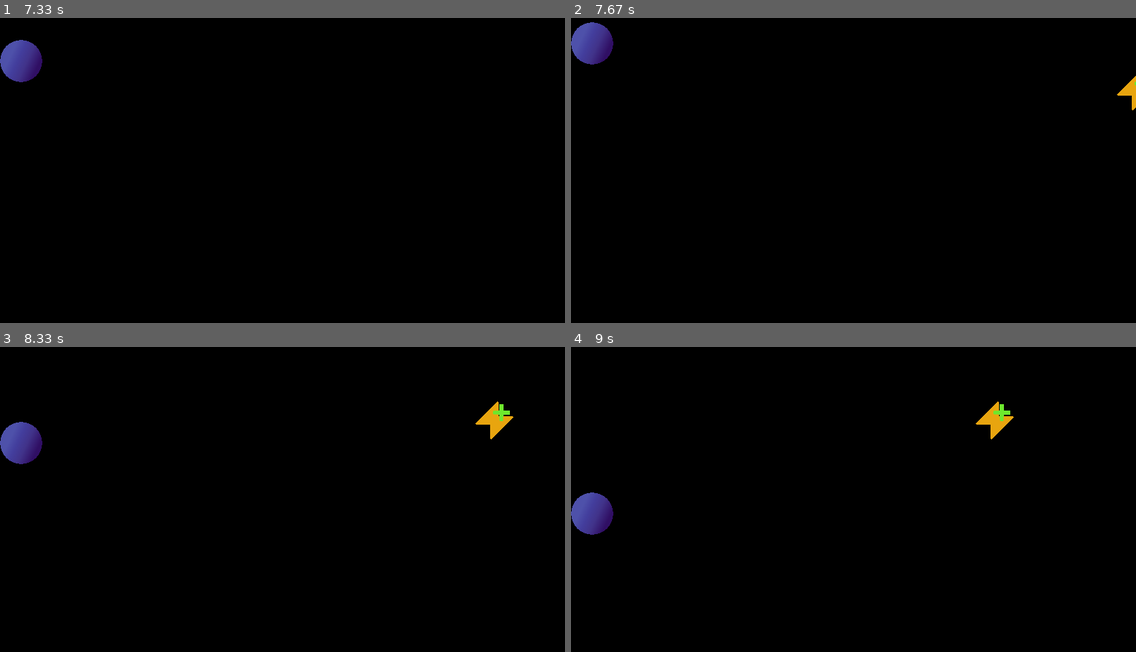
Above: before the commit, frames 1-4 (two rows, left to right).
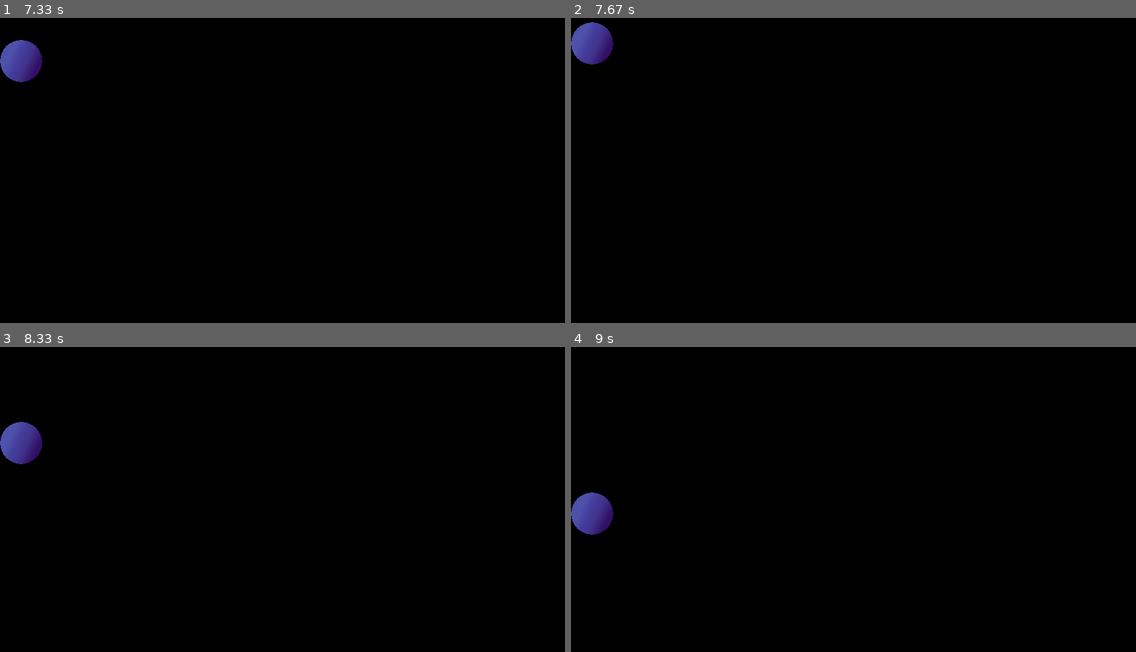
Above: after the commit, the same moments.

Repository: JulianH99/pygame2017
Game: pygame game, started from powerups/main.py
The game is run twice, just before and just after one commit, with the same random seed, the same clock (stepped at 60 frames per second) and the same inputs.
Inputs:
- Up to frame 1 (7.33 s): no input
- Up to frame 2 (7.67 s): no input
- Up to frame 3 (8.33 s): no input
- Up to frame 4 (9 s): no input

Frame 1 is identical in both runs. In frame 2, 0.2% of the frame differs, in the area x 96-100%, y 18-31%; in frame 3, 0.3%, in the area x 84-91%, y 17-31%; in frame 4, 0.3%.

Commit message:
Cambiado el modelo de clases de efectos. Agregado el efecto que cambio de direccion

Diff:
--- a/powerups/main.py
+++ b/powerups/main.py
@@ -1,10 +1,8 @@
 import pygame
-from pygame.locals import *
-from classes.Powerup_generator import PowerupGenerator, POWERUP_INTERVAL
-from classes.ball import Ball
-from classes.effects import EFFECT_DURATION
-
-
+from modules.powerup_generator import PowerupGenerator, POWERUP_INTERVAL
+from modules.ball import Ball
+from modules.effects import EFFECT_EVENT
+import time as deftime
 
 # dimensiones de la ventana
 WIDTH = 800
@@ -28,7 +26,6 @@
 
 pygame.display.set_caption("PowerUps")
 
-
 # creacion de Sprites
 ball = Ball(HEIGHT - 50)
 power_up = None
@@ -38,37 +35,33 @@
 sprite_group.add(ball)
 
 clock = pygame.time.Clock()
-
-# configuracion para la duracion del efecto
-
-effect_reset_ready = 0
-dt = clock.tick()
+effect_triggered = False
 
 
 def main():
     running = True
+    dt = clock.tick() # provisional
     while running:
         clock.tick(30)
-        for event in pygame.event.get():
+        for event in pygame.event. get():
             if event.type == pygame.QUIT:
                 running = False
             if event.type == PUEVENT:
                 global power_up
                 power_up = powerup_generator.generate()
                 sprite_group.add(power_up)
-
+            if event.type == EFFECT_EVENT:
+                print("Effect activated")
+                power_up.effect.triggered = True
 
         # update sprites
         sprite_group.update()
 
-        # pygame.set_interval(show_powerup, POWERUP_INTERVAL)
         if power_up is not None:
-            if ball.rect.colliderect(power_up.rect):
-                power_up.execute(ball)
-                power_up.disappear()
-                sprite_group.remove(power_up)
-                print("Puntos de vida aumentados: {0}".format(ball.life_points))
+            power_up.check_collide(ball)
 
+            if power_up.effect.triggered:
+                power_up.effect.start_reset_countdown(ball, dt)
 
         screen.fill((0, 0, 0))
 
--- a/Mundo/powerups/classes/effects.py
+++ b/powerups/modules/effects.py
@@ -2,43 +2,71 @@
 # encoding: UTF-8
 
 from abc import ABCMeta, abstractmethod
+import pygame
 
 IMAGES_PATH = "./img/"
 
 EFFECT_DURATION = 5 * 1000
+
+EFFECT_EVENT = pygame.USEREVENT + 2
+reset_event_ins = pygame.event.Event(EFFECT_EVENT)
 
 
 # definicion de la clase Effect
 class Effect:
     """
-        La clase abstacta Effect sirve como guia para realizar otros efectos bajo el mismo
+        La clase Effect sirve como guia para realizar otros efectos bajo el mismo
         esqueleto, de manera que todos sean lo mas parecido posibles en terminos de
         definicion
     """
-    __metaclass__ = ABCMeta
 
     __image = ""
-    before_effect_value = None
-
-    @abstractmethod
-    def apply_over(self, ball):
+
+    def __init__(self):
+        self.__triggered = False
+        self.__effect_time = 0
+        self.before_effect_value = None
+
+    def apply_over(self, obj):
         """
         El metodo apply_over define la accion que tendra el efecto sobre la bola.
         Es especifico de cada efecto, por esa razon se encuentra vacio en la clase base
-        :param ball: la bola a la que se va a aplicar el efecto
+        :param obj: el objeto al que se va a aplicar el efecto
         :return: None
         """
         pass
 
-    @abstractmethod
-    def reset(self, ball):
+    def reset(self, obj):
         """
         El metodo reset sirve para devolver a la pelota a su estado inicial (es decir,
         el estado con el que contaba antes de que el powerup apareciera)luego del tiempo determinado
-        :param ball:
+        :param obj:
         :return:
         """
         pass
+
+    def start_reset_countdown(self, obj, dt):
+        """
+               Este metodo es usado para resetear la bola luego de que pase el tiempo definido de segundos
+               que el efecto debe durar
+               :param dt: cantidad de tiempo que cambia desde que se inicia el evento de reseteo
+               :param obj: objeto al cual se aplicara el reseteo
+               :return:
+        """
+        if self.__triggered:
+            self.__effect_time += dt
+            # print('{}'.format(dt))
+            if self.__effect_time >= EFFECT_DURATION:
+                self.reset(obj)
+                self.__triggered = False
+
+    @property
+    def triggered(self):
+        return self.__triggered
+
+    @triggered.setter
+    def triggered(self, value):
+        self.__triggered = value
 
 # fin clase
 
@@ -50,6 +78,7 @@
         que tienen los efectos que se encargan de sumar o reducir una proporcion determinada
         de la bola, como los puntos de vida o el puntaje
     """
+    __effect_time = 0
 
     def __init__(self, proportion=10):
         """
@@ -57,21 +86,30 @@
         con la cual la propiedad de la bola, sea cual sea, aumenta o disminuye
         :param proportion:  la proporcion para reducir o aumentar dicha propiedad
         """
+        super().__init__()
         self.proportion = proportion
 
-    def apply_over(self, ball):
-        """
-            En este caso, solamente se sobreescribe el metodo con el fin de que no haya
-            errores al implementar la clase abstracta Effect
-        :param ball:
-        :return:
-        """
-        pass
-
-    def reset(self, ball):
-        pass
-
 # fin clase ReduceOrAddEffect
+
+
+# definicion clase ChangeStageDirectionEffect
+class ChangeStageDirectionEffect(Effect):
+
+    __image = IMAGES_PATH + "changedirection.png"
+
+    def apply_over(self, obj):
+        if hasattr(obj, 'getOrientacion') and hasattr(obj, 'setOrientacion'):
+            obj.setOrientacion(not obj.getOrientacion())
+        else:
+            raise AttributeError("Escenario no tiene getOrientacion ni setOrientacion")
+
+    def reset(self, obj):
+        obj.setOrientacion(not obj.getOrientacion())
+
+    @property
+    def image(self):
+        return self.__image
+# fin clase ChangeStageDirectionEffect
 
 
 # definicion MoreLifeEffect
@@ -81,11 +119,11 @@
     """
     __image = IMAGES_PATH + "morelife.png"
 
-    def apply_over(self, ball):
+    def apply_over(self, obj):
         # si existe el atributo 'life_points' en la calse bola...
-        if hasattr(ball, 'life_points'):
+        if hasattr(obj, 'life_points'):
             # se suma a sus puntos de vida la proporcion definida en el constructor
-            ball.life_points += self.proportion
+            obj.life_points += self.proportion
         else:
             # en case de que no exista dicha propiedad, se lanza un error
             raise AttributeError("La pelota no tiene vida we .-.")
@@ -105,9 +143,9 @@
 
     __image = IMAGES_PATH + "lesslife.png"
 
-    def apply_over(self, ball):
-        if hasattr(ball, 'life_points'):
-            ball.life_points -= self.proportion
+    def apply_over(self, obj):
+        if hasattr(obj, 'life_points'):
+            obj.life_points -= self.proportion
 
     @property
     def image(self):
@@ -124,9 +162,9 @@
 
     __image = IMAGES_PATH + "morescore.png"
 
-    def apply_over(self, ball):
-        if hasattr(ball, 'score'):
-            ball.score += self.proportion
+    def apply_over(self, obj):
+        if hasattr(obj, 'score'):
+            obj.score += self.proportion
         else:
             raise AttributeError("La bola no tiene puntaje we u.u")
 
@@ -144,9 +182,9 @@
 
     __image = IMAGES_PATH + "lessscore.png"
 
-    def apply_over(self, ball):
-        if hasattr(ball, 'score'):
-            ball.score -= self.proportion
+    def apply_over(self, obj):
+        if hasattr(obj, 'score'):
+            obj.score -= self.proportion
         else:
             raise AttributeError("La bola no tiene puntaje we u.u")
 
@@ -168,15 +206,15 @@
     def __init__(self, proportion=3):
         super().__init__(proportion)
 
-    def apply_over(self, ball):
-        if hasattr(ball, 'speed'):
-            self.before_effect_value = ball.speed
-            ball.speed += self.proportion
+    def apply_over(self, obj):
+        if hasattr(obj, 'speed'):
+            self.before_effect_value = obj.speed
+            obj.speed += self.proportion
         else:
             raise AttributeError("La bola no tiene atributo velocidad")
 
-    def reset(self, ball):
-        ball.speed = self.before_effect_value
+    def reset(self, obj):
+        obj.speed = self.before_effect_value
 
     @property
     def image(self):
@@ -196,16 +234,17 @@
     def __init__(self, proportion=3):
         super().__init__(proportion)
 
-    def apply_over(self, ball):
-        if hasattr(ball, 'speed'):
-            self.before_effect_value = ball.speed
-            ball.speed -= self.proportion
+    def apply_over(self, obj):
+        if hasattr(obj, 'speed'):
+            self.before_effect_value = obj.speed
+            obj.speed -= self.proportion
         else:
             raise AttributeError("La bola no tiene atributo velocidad")
 
-    def reset(self, ball):
-        ball.speed = self.before_effect_value
-
-    @property
-    def image(self):
-        return self.__image
+    def reset(self, obj):
+        obj.speed = self.before_effect_value
+
+    @property
+    def image(self):
+        return self.__image
+# fin definicion clase LessSpeedEffect
--- a/Mundo/powerups/classes/powerup.py
+++ b/powerups/modules/powerup.py
@@ -1,4 +1,5 @@
 import pygame
+from modules.effects import reset_event_ins
 
 
 class PowerUp(pygame.sprite.Sprite):
@@ -49,6 +50,19 @@
         if self.rect.x < -10:
             self.disappear()
 
+    def check_collide(self, ball):
+        if self.__rect.colliderect(ball.rect):
+            self.execute(ball)
+            self.disappear()
+            self.__trigger_effect_countdown()
+            return True
+        else:
+            return False
+
+    def __trigger_effect_countdown(self):
+        self.__effect.triggered = True
+        pygame.event.post(reset_event_ins)
+
     @property
     def image(self):
         return self.__image
--- a/Mundo/powerups/classes/Powerup_generator.py
+++ b/powerups/modules/powerup_generator.py
@@ -1,11 +1,10 @@
 # definicion de la clase powerup generator
 
-from powerups.classes.effects import *
-from powerups.classes.powerup import PowerUp
-from pygame import time
+from powerups.modules.effects import *
+from powerups.modules.powerup import PowerUp
 import random
 
-POWERUP_INTERVAL = 7 * 1000  # intervalo en milisegundos
+POWERUP_INTERVAL = 10 * 1000  # intervalo en milisegundos
 
 
 class PowerupGenerator:
@@ -15,7 +14,8 @@
                                LessScorePointsEffect,
                                LessLifeEffect,
                                MoreSpeedEffect,
-                               LessSpeedEffect]
+                               LessSpeedEffect,
+                               ChangeStageDirectionEffect]
         self.__scr_width = scr_width + 100
         self.__scr_heigth = scr_heigth - 100
 
Empty file added: powerups/modules/__init__.py
Renamed: Mundo/powerups/classes/ball.py -> powerups/modules/ball.py
